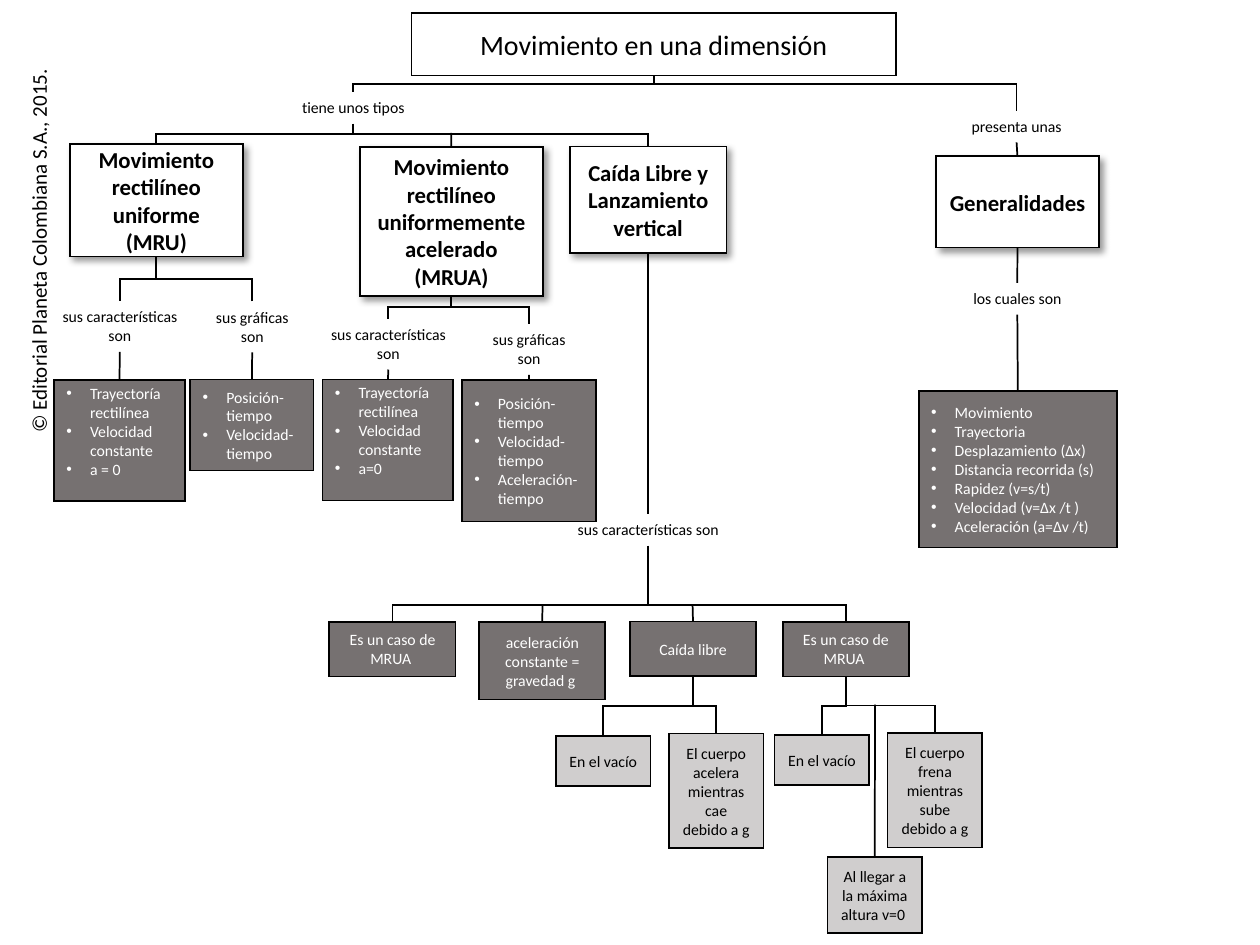
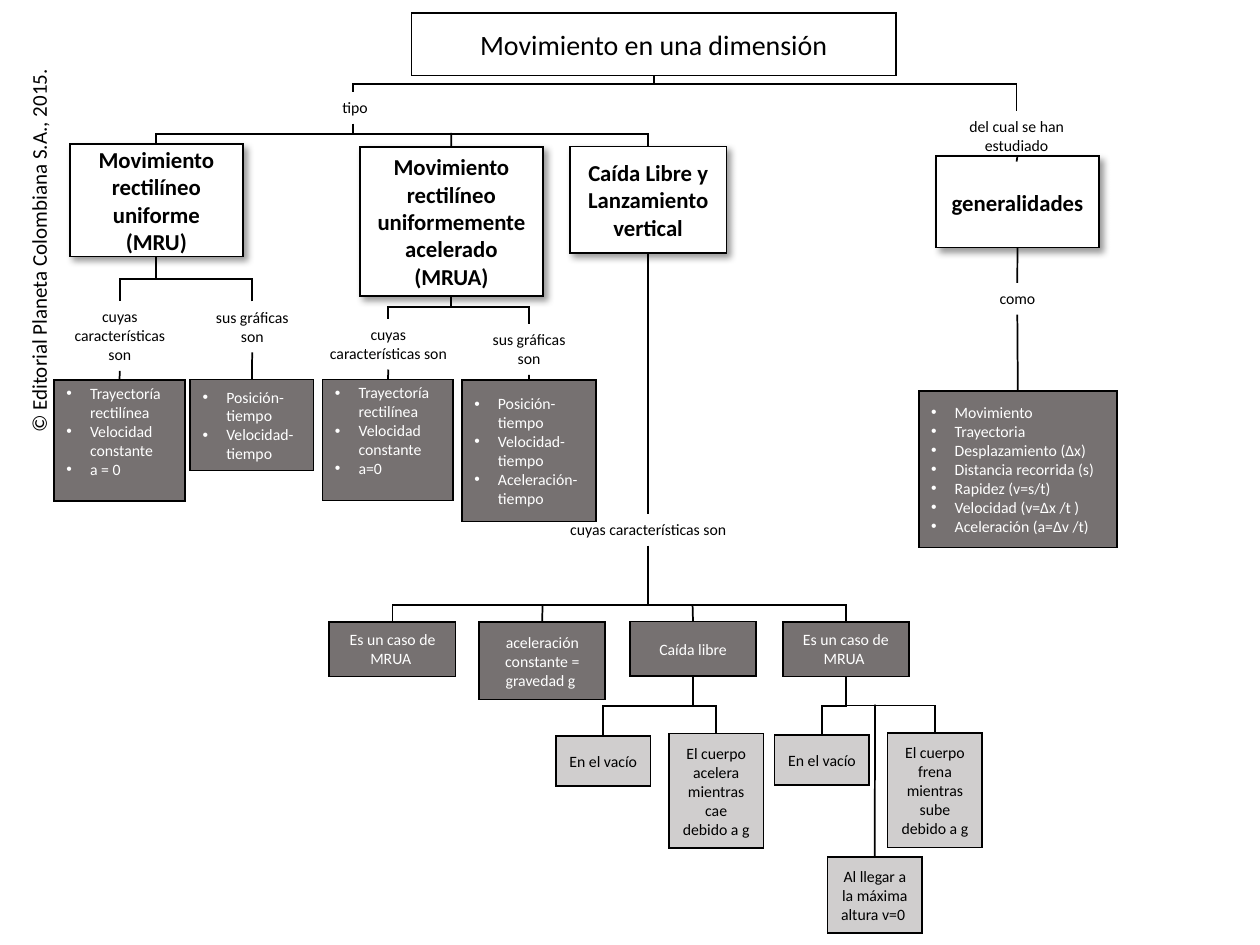
Before and after one commit to AulaPlanetaColombia/CienciasNaturales, a slide deck: slide 1 of fuentes/contenidos/grado10/guion02/CN_10_02.pptx. Drawn at 1260x945 pixels with LibreOffice and Linux fonts; fonts in the diff are those of the drawing; background and template pictures are left out. Boxes give left, top, right and bottom in pixels: in the first picture for what was removed or moved away, otherwise in the second. Text is boxed around its words. In the diff, an @@ line names an element or a change of style, - is before the commit and + after.

```diff
--- a/fuentes/contenidos/grado10/guion02/CN_10_02.pptx
+++ b/fuentes/contenidos/grado10/guion02/CN_10_02.pptx
@@ text at box(342, 102, 367, 116): text changed @@
-tiene unos tipos
+tipo
@@ text at box(969, 121, 1064, 151): text changed @@
-presenta unas
+del cual se han estudiado
@@ line moved from (1017, 142) - (1017, 156) to (1017, 161) - (1017, 156) @@
@@ text in rectangle at box(952, 195, 1083, 215): text changed @@
-Generalidades
+generalidades
@@ text at box(1000, 296, 1036, 304): text changed @@
-los cuales son
+como
@@ text at box(75, 314, 166, 360): text changed @@
-sus características son
+cuyas características son
@@ text at box(330, 332, 447, 359): text changed @@
-sus características son
+cuyas características son
@@ line moved from (120, 352) - (120, 381) to (120, 370) - (120, 381) @@
@@ text at box(570, 524, 726, 538): text changed @@
-sus características son
+cuyas características son
```
Also in this commit, not shown: 10 other files.
